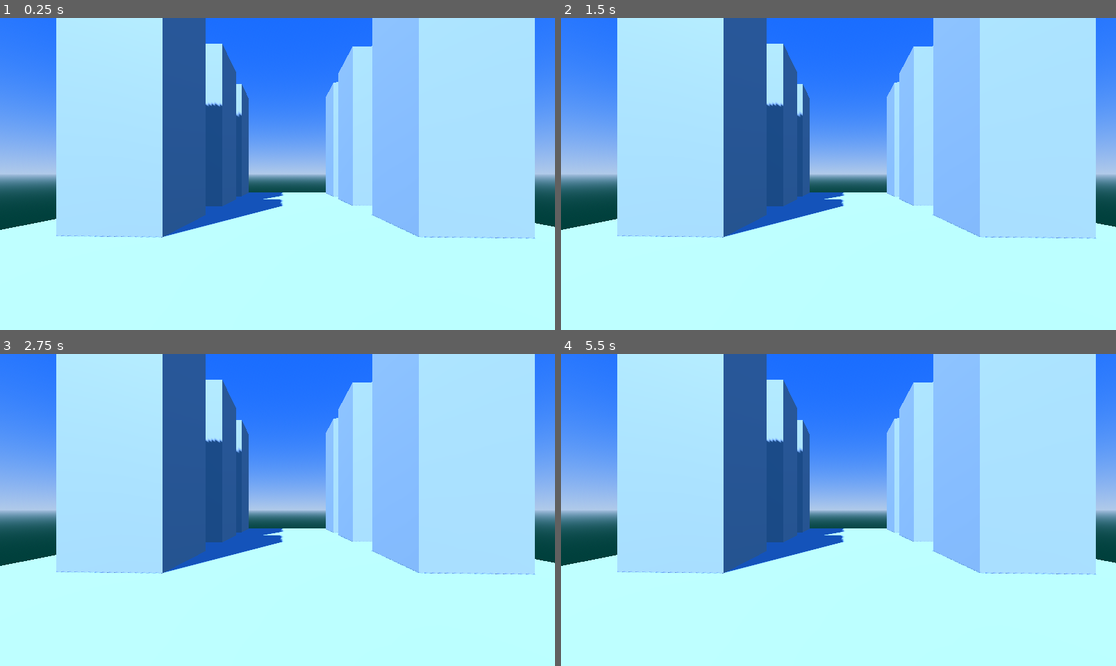
Above: before the commit, frames 1-4 (two rows, left to right).
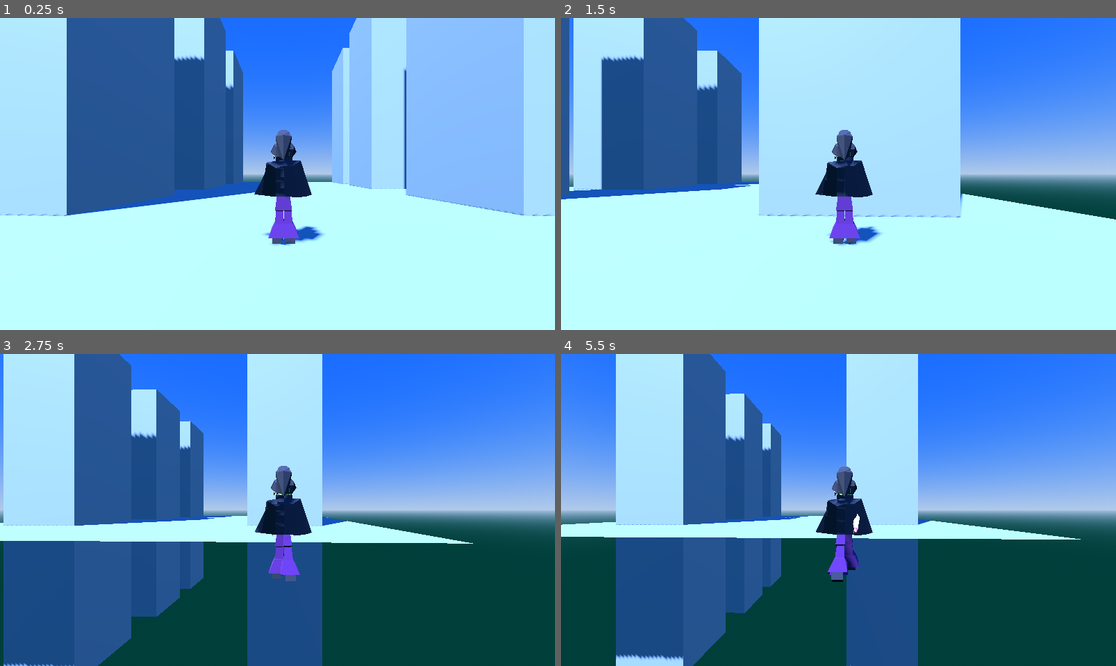
Above: after the commit, the same moments.

Repository: SteeRevo/ClassRPG
Game: Godot game, scene res://visual_novel_scene.tscn
Two runs of this game, one before a commit and one after it. Both use one fixed random seed, a clock stepped at 60 frames per second and the inputs below. This scene is started directly instead of the project's main scene.
Inputs:
- Up to frame 1 (0.25 s): no input
- Up to frame 2 (1.5 s): hold D (Attack) 0.53-1.28 s; tap A (Guard) at 1.35 s
- Up to frame 3 (2.75 s): hold S (Rotate) from 2.03 s (still down)
- Up to frame 4 (5.5 s): release S (Rotate) at 2.78 s; tap D (Attack) at 2.85 s; hold A (Guard) 3.53-4.28 s; tap W (Skill) at 4.15 s; tap S (Rotate) at 4.35 s; hold D (Attack) from 5.03 s (still down)

The runs differ from the first frame. In frame 1, 49% of the frame differs, in the area x 0-100%, y 0-74%; in frame 2, 60%; in frame 3, 88%, in the area x 0-100%, y 0-100%; in frame 4, 75%.

Commit message:
skill moveset implementation new

Diff:
--- a/ClassRPG/BattleScene/BattleScene.tscn
+++ b/ClassRPG/BattleScene/BattleScene.tscn
@@ -414,7 +414,7 @@
 curve = SubResource("Curve3D_usonh")
 
 [node name="PathFollow3D" type="PathFollow3D" parent="CameraPaths/Path3D"]
-transform = Transform3D(0.755399, -0.000426635, 0.655257, 1.45518e-11, 0.999998, 0.000651092, -0.655254, -0.000491838, 0.755401, 1.82761, -1.14619, -7.71914)
+transform = Transform3D(0.755399, -0.000426634, 0.655257, 1.45518e-11, 0.999998, 0.000651092, -0.655254, -0.000491838, 0.755401, 1.82761, -1.14619, -7.71914)
 
 [connection signal="rotate_finished" from="BattleManager/PlayerUnits/Sam" to="BattleManager" method="_on_unit_rotate_finished"]
 [connection signal="animation_finished" from="BattleManager/PlayerUnits/Sam/Sam/AnimationPlayer" to="BattleManager/PlayerUnits/Sam" method="_on_animation_player_animation_finished"]
--- a/ClassRPG/BattleScene/Sam.gd
+++ b/ClassRPG/BattleScene/Sam.gd
@@ -11,25 +11,25 @@
 func _ready():
 
 	var skill = Skill.new()
-	skill.skillname = "Wind: Zephyr"
+	skill.skillname = "Rabbit: Bounce"
 	skill.damage = 5
 	skill.cost = 1
 	skill.inputs = PackedStringArray(["Left", "Down", "Right"])
 
 	var skill2 = Skill.new()
-	skill2.skillname = "Dragon: Rend"
+	skill2.skillname = "Snake: Whip"
 	skill2.damage = "10"
 	skill2.cost = 5
 	skill2.inputs = PackedStringArray(["Left", "Left", "Right"])
 
 	var skill3 = Skill.new()
-	skill3.skillname = "Water: Lull"
+	skill3.skillname = "Rooster: Flame"
 	skill3.damage = 0
 	skill3.cost = 3
 	skill3.inputs = PackedStringArray(["Down", "Down", "Up"])
 
 	var skill4 = Skill.new()
-	skill4.skillname = "Dragon: Sunder"
+	skill4.skillname = "Ox: Crush"
 	skill4.damage = "10"
 	skill4.cost = 5
 	skill4.inputs = PackedStringArray(["Left", "Left", "Right", "Right"])
@@ -38,6 +38,40 @@
 	skillList.append(skill2)
 	skillList.append(skill3)
 	skillList.append(skill4)
+
+	skill_tree = TreeSkill.new()
+	skill_tree.move_name = "Root"
+
+	#Left start
+	skill_tree.left = TreeSkill.new()
+	skill_tree.left.down = TreeSkill.new()
+	skill_tree.left.down.right = TreeSkill.new()
+	skill_tree.left.down.right.move_name = "Rabbit: Bounce"
+
+	skill_tree.left.left = TreeSkill.new()
+	skill_tree.left.left.right = TreeSkill.new()
+	skill_tree.left.left.right.move_name = "Snake: Whip"
+	skill_tree.left.left.right.right = TreeSkill.new()
+	skill_tree.left.left.right.right.move_name = "Ox: Crush"
+
+	#Down Start
+	skill_tree.down = TreeSkill.new()
+	skill_tree.down.down = TreeSkill.new()
+	skill_tree.down.down.up = TreeSkill.new()
+	skill_tree.down.down.up.move_name = "Rooster: Flame"
+
+	'''var skill_tree_2 = TreeSkill.new()
+	skill_tree_2.left = TreeSkill.new()
+	skill_tree_2.left.move_name = "Hello"
+	skill_tree_2.right = TreeSkill.new()
+	skill_tree_2.right.move_name = "World"
+	skill_tree_2.right.left = TreeSkill.new()
+	skill_tree_2.right.left.move_name = "There"'''
+
+	var arr = ["Left", "Left", "Left", "Right"]
+	check_skill(arr, skill_tree)
+
+
 
 func move_towards(target_pos):
 	unitTween = get_tree().create_tween()
@@ -50,10 +84,28 @@
 	anim_finished.emit("walk")
 
 
-
-
 func get_skill_list():
 	return skillList
+
+func check_skill(skill_arr, root):
+	var input = skill_arr[0]
+	skill_arr.pop_front()
+	if root == null:
+		print("No move found")
+		return
+	elif len(skill_arr) == 0:
+		print(root.move_name)
+		return
+
+	if root.left != null:
+		check_skill(skill_arr, root.left)
+	if root.right != null:
+		check_skill(skill_arr, root.right)
+	if root.down != null:
+		check_skill(skill_arr, root.down)
+	if root.up != null:
+		check_skill(skill_arr, root.up)
+
 
 func play_idle():
 	$Sam/AnimationPlayer.play("idle")
--- /dev/null
+++ b/ClassRPG/SamOverworld.gd
@@ -0,0 +1,35 @@
+extends CharacterBody3D
+
+
+const SPEED = 2.5
+@onready var camera = $Camera3D
+
+
+func _physics_process(delta):
+	# Add the gravity.
+
+	# Get the input direction and handle the movement/deceleration.
+	# As good practice, you should replace UI actions with custom gameplay actions.
+	var input_dir = Input.get_vector("move_left", "move_right", "move_forward", "move_back")
+	var direction = (transform.basis * Vector3(input_dir.x, 0, input_dir.y)).normalized()
+
+	var cam_basis = camera.global_transform.basis
+	cam_basis = cam_basis.rotated(cam_basis.x, -cam_basis.get_euler().x)
+	direction = cam_basis * direction
+
+	if direction:
+		velocity.x = direction.x * SPEED
+		velocity.z = direction.z * SPEED
+		play_walk()
+	else:
+		velocity.x = move_toward(velocity.x, 0, SPEED)
+		velocity.z = move_toward(velocity.z, 0, SPEED)
+		play_idle()
+
+	move_and_slide()
+
+func play_idle():
+	$Sam/AnimationPlayer.play("idle")
+
+func play_walk():
+	$Sam/AnimationPlayer.play("walk")
--- /dev/null
+++ b/ClassRPG/UI/tree.gd
@@ -0,0 +1,26 @@
+extends Resource
+
+class_name TreeSkill
+
+@export var left : TreeSkill
+@export var up : TreeSkill
+@export var right : TreeSkill
+@export var down : TreeSkill
+@export var move_name : String
+
+'''func set_skill_active(input):
+	if input == "left":
+		left = TreeSkill.new()
+	elif input == "right":
+		right = TreeSkill.new()
+	elif input == "down":
+		down = TreeSkill.new()
+	elif input == "up":
+		up = TreeSkill.new()'''
+
+func _init():
+	self.left = null
+	self.right = null
+	self.down = null
+	self.up = null
+	self.move_name = ""
--- a/ClassRPG/Unit/Unit.gd
+++ b/ClassRPG/Unit/Unit.gd
@@ -13,6 +13,7 @@
 @export var enemy_unit = false
 
 var unitTween
+var skill_tree
 
 
 var turn_order = 100 : set = _set_turn_order, get = _get_turn_order
@@ -57,6 +58,8 @@
 func get_BG():
 	return currentBattleGround
 
+
+
 func calc_turn_order(action_weight):
 	_set_turn_order(action_weight - speed)
 	return _get_turn_order()
--- a/ClassRPG/project.godot
+++ b/ClassRPG/project.godot
@@ -49,3 +49,23 @@
 "events": [Object(InputEventKey,"resource_local_to_scene":false,"resource_name":"","device":-1,"window_id":0,"alt_pressed":false,"shift_pressed":false,"ctrl_pressed":false,"meta_pressed":false,"pressed":false,"keycode":0,"physical_keycode":81,"key_label":0,"unicode":113,"echo":false,"script":null)
 ]
 }
+move_left={
+"deadzone": 0.5,
+"events": [Object(InputEventKey,"resource_local_to_scene":false,"resource_name":"","device":-1,"window_id":0,"alt_pressed":false,"shift_pressed":false,"ctrl_pressed":false,"meta_pressed":false,"pressed":false,"keycode":0,"physical_keycode":65,"key_label":0,"unicode":97,"echo":false,"script":null)
+]
+}
+move_right={
+"deadzone": 0.5,
+"events": [Object(InputEventKey,"resource_local_to_scene":false,"resource_name":"","device":-1,"window_id":0,"alt_pressed":false,"shift_pressed":false,"ctrl_pressed":false,"meta_pressed":false,"pressed":false,"keycode":0,"physical_keycode":68,"key_label":0,"unicode":100,"echo":false,"script":null)
+]
+}
+move_forward={
+"deadzone": 0.5,
+"events": [Object(InputEventKey,"resource_local_to_scene":false,"resource_name":"","device":-1,"window_id":0,"alt_pressed":false,"shift_pressed":false,"ctrl_pressed":false,"meta_pressed":false,"pressed":false,"keycode":0,"physical_keycode":87,"key_label":0,"unicode":119,"echo":false,"script":null)
+]
+}
+move_back={
+"deadzone": 0.5,
+"events": [Object(InputEventKey,"resource_local_to_scene":false,"resource_name":"","device":-1,"window_id":0,"alt_pressed":false,"shift_pressed":false,"ctrl_pressed":false,"meta_pressed":false,"pressed":false,"keycode":0,"physical_keycode":83,"key_label":0,"unicode":115,"echo":false,"script":null)
+]
+}
--- a/ClassRPG/visual_novel_scene.tscn
+++ b/ClassRPG/visual_novel_scene.tscn
@@ -1,4 +1,7 @@
-[gd_scene load_steps=6 format=3 uid="uid://cjimufcei1xir"]
+[gd_scene load_steps=10 format=3 uid="uid://cjimufcei1xir"]
+
+[ext_resource type="Script" path="res://SamOverworld.gd" id="1_1541l"]
+[ext_resource type="PackedScene" uid="uid://cn1k025c2utvy" path="res://Unit/Sam/Sam.gltf" id="1_lroxo"]
 
 [sub_resource type="ProceduralSkyMaterial" id="ProceduralSkyMaterial_51m1x"]
 sky_top_color = Color(0.0823529, 0.309804, 0.964706, 1)
@@ -19,6 +22,11 @@
 
 [sub_resource type="PlaneMesh" id="PlaneMesh_ngx7r"]
 
+[sub_resource type="WorldBoundaryShape3D" id="WorldBoundaryShape3D_eusn1"]
+
+[sub_resource type="BoxShape3D" id="BoxShape3D_sj7c5"]
+size = Vector3(0.111673, 0.329715, 0.0996212)
+
 [node name="Visual Novel Scene" type="Node3D"]
 
 [node name="DirectionalLight3D" type="DirectionalLight3D" parent="."]
@@ -31,41 +39,59 @@
 [node name="WorldEnvironment" type="WorldEnvironment" parent="."]
 environment = SubResource("Environment_448sm")
 
-[node name="Camera3D" type="Camera3D" parent="."]
-transform = Transform3D(-0.99929, 0, -0.0376902, 0, 1, 0, 0.0376902, 0, -0.99929, -0.00286308, 0.589271, -3.51931)
-current = true
+[node name="Area" type="Node3D" parent="."]
 
-[node name="Building2" type="MeshInstance3D" parent="."]
+[node name="Building2" type="MeshInstance3D" parent="Area"]
 transform = Transform3D(1.03262, 0, 0, 0, 5.16076, 0, 0, 0, 1.03262, 1.65513, 0.37512, -1.15137)
 mesh = SubResource("BoxMesh_yeqap")
 skeleton = NodePath("")
 
-[node name="Building3" type="MeshInstance3D" parent="."]
+[node name="Building3" type="MeshInstance3D" parent="Area"]
 transform = Transform3D(1.03262, 0, 0, 0, 5.16076, 0, 0, 0, 1.03262, 1.65513, 0.37512, 0.646291)
 mesh = SubResource("BoxMesh_yeqap")
 skeleton = NodePath("")
 
-[node name="Building4" type="MeshInstance3D" parent="."]
+[node name="Building4" type="MeshInstance3D" parent="Area"]
 transform = Transform3D(1.03262, 0, 0, 0, 5.16076, 0, 0, 0, 1.03262, 1.65513, 0.37512, 2.2947)
 mesh = SubResource("BoxMesh_yeqap")
 skeleton = NodePath("")
 
-[node name="Building5" type="MeshInstance3D" parent="."]
+[node name="Building5" type="MeshInstance3D" parent="Area"]
 transform = Transform3D(1.03262, 0, 0, 0, 5.16076, 0, 0, 0, 1.03262, -1.77033, 0.37512, 2.2947)
 mesh = SubResource("BoxMesh_yeqap")
 skeleton = NodePath("")
 
-[node name="Building6" type="MeshInstance3D" parent="."]
+[node name="Building6" type="MeshInstance3D" parent="Area"]
 transform = Transform3D(1.03262, 0, 0, 0, 5.16076, 0, 0, 0, 1.03262, -1.77033, 0.37512, 0.822622)
 mesh = SubResource("BoxMesh_yeqap")
 skeleton = NodePath("")
 
-[node name="Building7" type="MeshInstance3D" parent="."]
+[node name="Building7" type="MeshInstance3D" parent="Area"]
 transform = Transform3D(1.03262, 0, 0, 0, 5.16076, 0, 0, 0, 1.03262, -1.77033, 0.37512, -1.05605)
 mesh = SubResource("BoxMesh_yeqap")
 skeleton = NodePath("")
 
-[node name="Ground" type="MeshInstance3D" parent="."]
+[node name="Ground" type="MeshInstance3D" parent="Area"]
 transform = Transform3D(3, 0, 0, 0, 3, 0, 0, 0, 3, -0.00286308, 0, 0)
 mesh = SubResource("PlaneMesh_ngx7r")
 skeleton = NodePath("")
+
+[node name="StaticBody3D" type="StaticBody3D" parent="Area/Ground"]
+
+[node name="CollisionShape3D" type="CollisionShape3D" parent="Area/Ground/StaticBody3D"]
+shape = SubResource("WorldBoundaryShape3D_eusn1")
+
+[node name="SamOverworld" type="CharacterBody3D" parent="."]
+transform = Transform3D(1, 0, 0, 0, 1, 0, 0, 0, 1, 0, 0.228969, -2.0416)
+script = ExtResource("1_1541l")
+
+[node name="CollisionShape3D" type="CollisionShape3D" parent="SamOverworld"]
+transform = Transform3D(1, 0, 0, 0, 1, 0, 0, 0, 1, 0, -0.0599054, 0)
+shape = SubResource("BoxShape3D_sj7c5")
+
+[node name="Sam" parent="SamOverworld" instance=ExtResource("1_lroxo")]
+transform = Transform3D(0.025339, 0, 0, 0, 0.025339, 0, 0, 0, 0.025339, 0, -0.0596365, 0)
+
+[node name="Camera3D" type="Camera3D" parent="SamOverworld"]
+transform = Transform3D(-0.99929, 0, -0.0376902, 0, 1, 0, 0.0376902, 0, -0.99929, -0.00286308, -0.0106887, -0.645494)
+current = true
